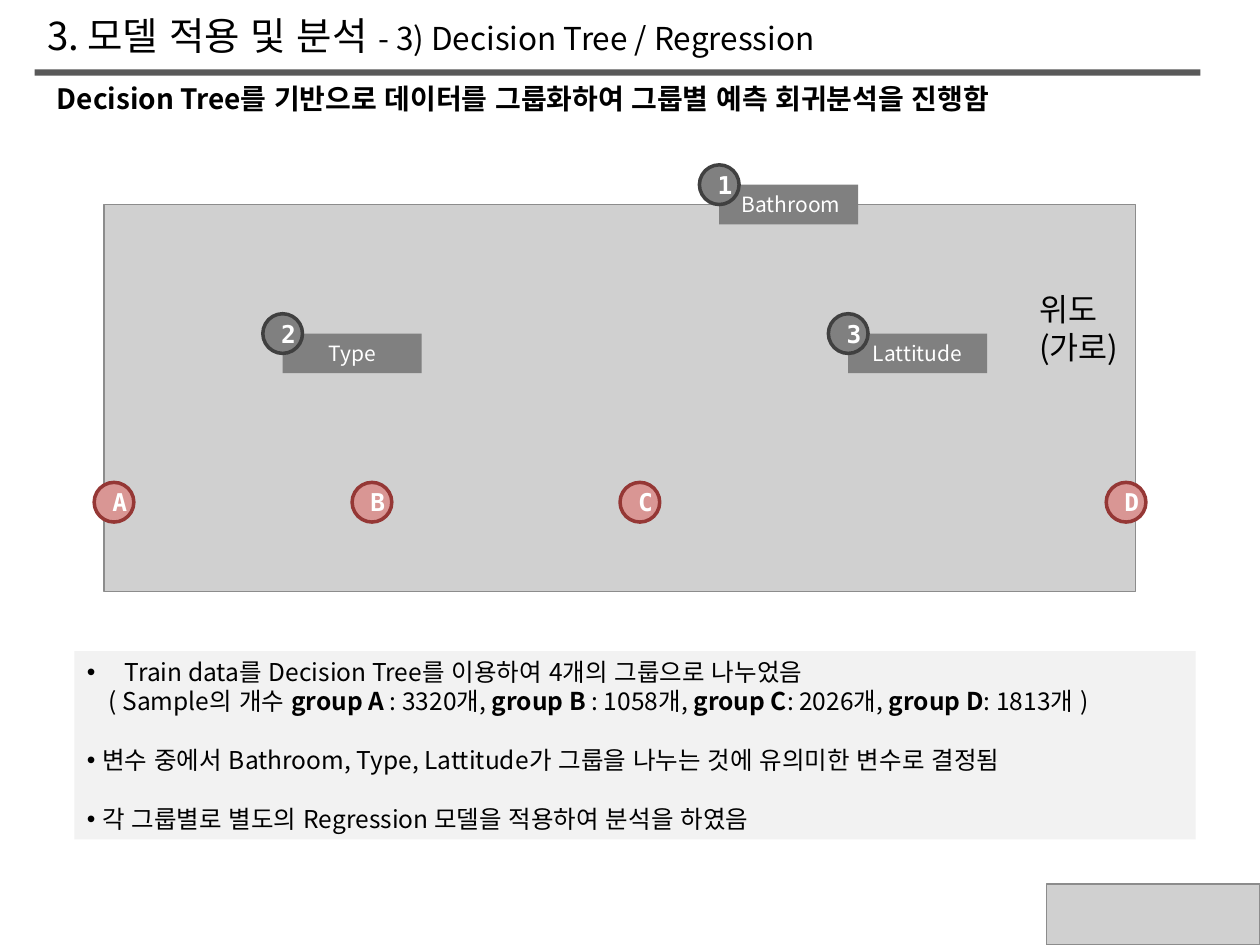
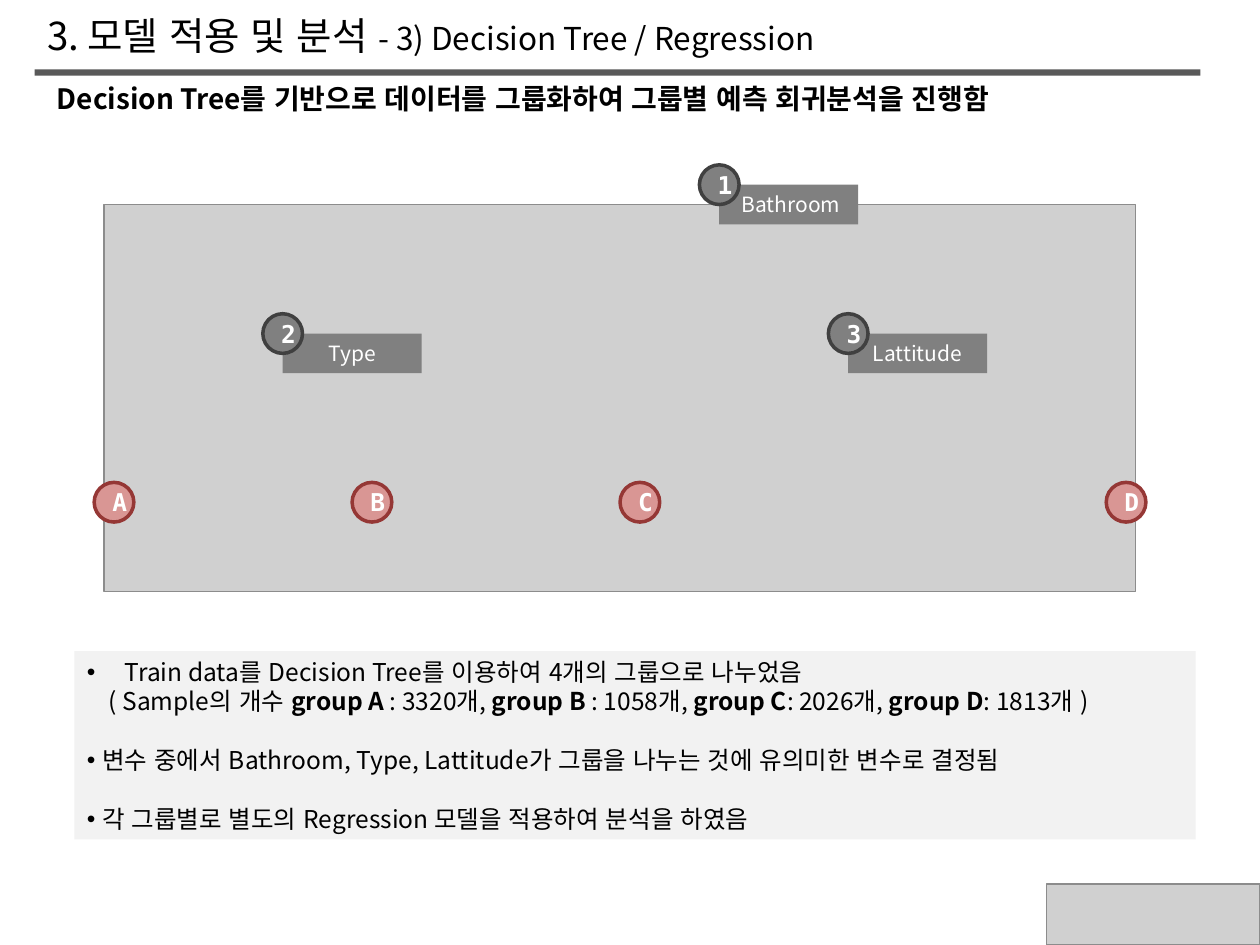
Before and after one commit to SongHaKyu/SongHakyu, a slide deck: slide 7 of Project.pptx. Drawn at 1260x945 pixels with LibreOffice and Linux fonts; fonts in the diff are those of the drawing; grey boxes stand for pictures. Boxes give left, top, right and bottom in pixels: in the first picture for what was removed or moved away, otherwise in the second. Text is boxed around its words. In the diff, an @@ line names an element or a change of style, - is before the commit and + after.

```diff
--- a/Project.pptx
+++ b/Project.pptx
@@ text removed at (x1=1039, y1=295, x2=1118, y2=365) @@
-위도(가로)
```
Also in this commit, not shown: 8 other slides changed, 1 other file.
